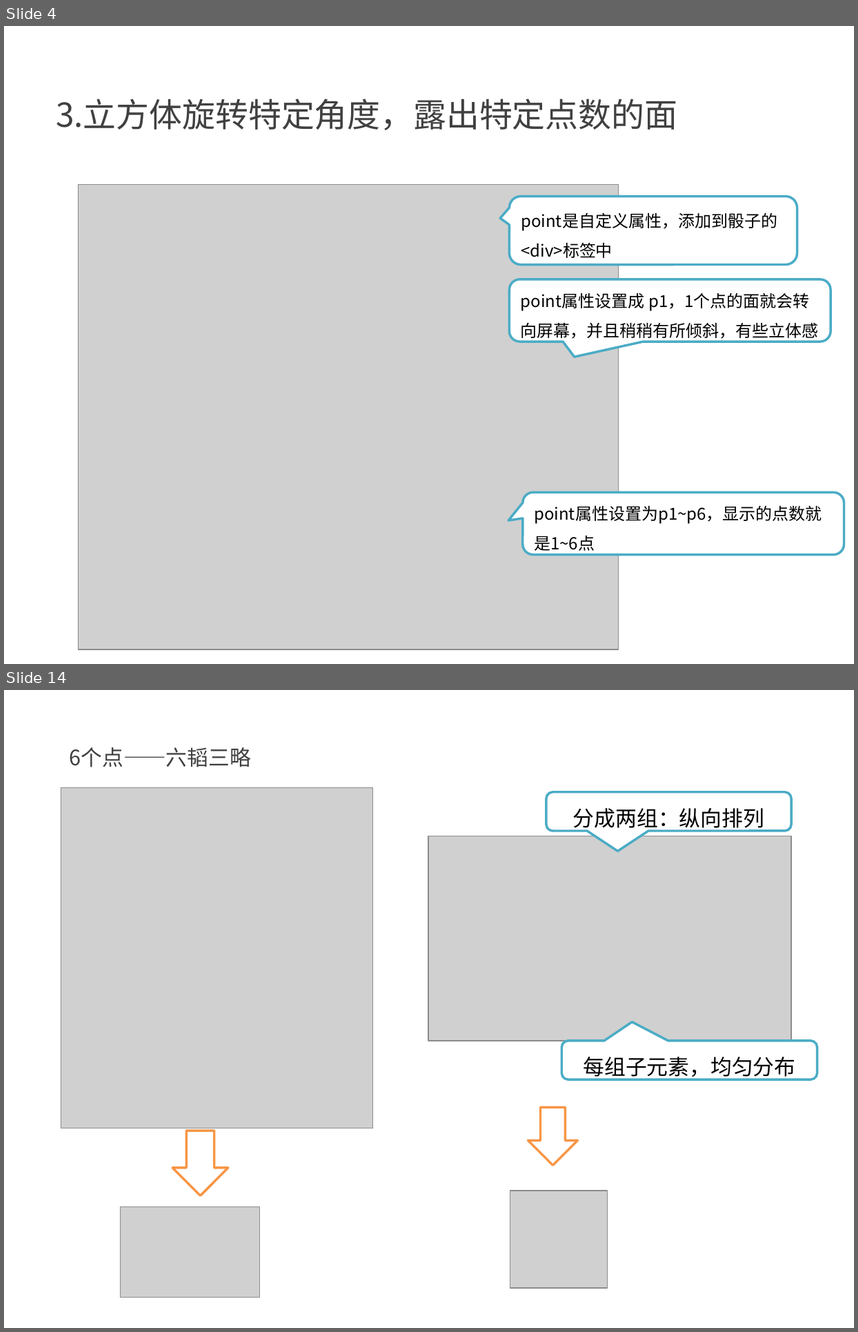
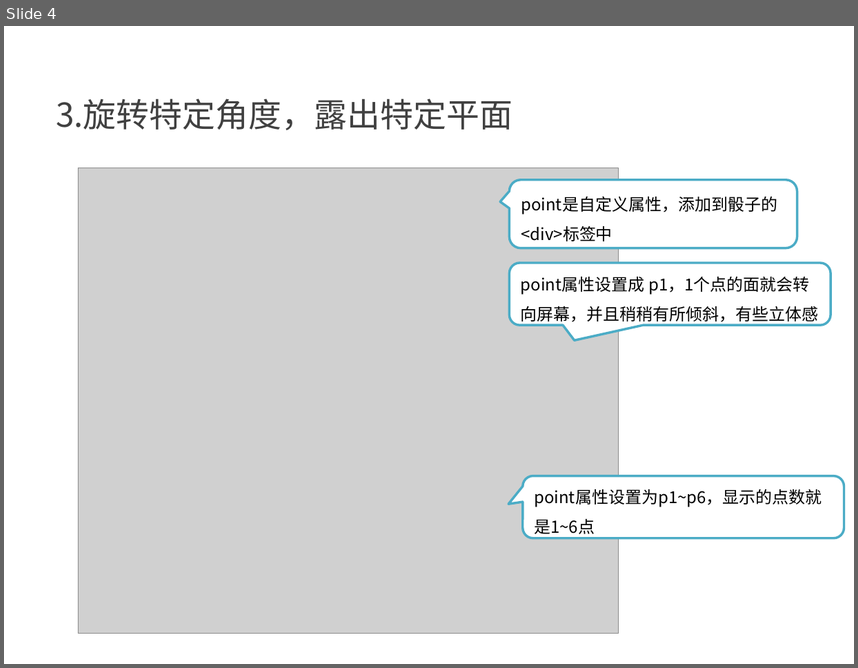
Before and after one commit to kong66/webAni, a slide deck: 3-dice2/dice.pptx. Shown one above the other, each under a label of ours: slides 4 and 14 before the commit, slide 4 after it; the slides between them are not shown. The pictures are 858x1332 and 858x668 pixels, drawn with LibreOffice and Linux fonts; fonts in the diff are those of the drawing; grey boxes stand for pictures. Boxes give left, top, right and bottom in pixels: in the first picture for what was removed or moved away, otherwise in the second. Text is boxed around its words. In the diff, an @@ line names an element or a change of style, - is before the commit and + after.

```diff
--- a/3-dice2/dice.pptx
+++ b/3-dice2/dice.pptx
@@ slide 14 removed at (4, 690, 854, 1328), background #FFFFFF @@
@@ text removed at (69, 747, 250, 767) @@
-6个点——六韬三略
@@ picture removed at (61, 788, 373, 1127) @@
@@ rounded speech box removed at (546, 792, 791, 831) @@
-分成两组：纵向排列
@@ picture removed at (428, 836, 791, 1041) @@
@@ rounded speech box removed at (562, 1041, 818, 1079) @@
-每组子元素，均匀分布
@@ right arrow removed at (528, 1107, 578, 1164) @@
@@ right arrow removed at (172, 1130, 228, 1195) @@
@@ picture removed at (121, 1207, 260, 1297) @@
@@ picture removed at (510, 1190, 608, 1288) @@
@@ slide 4 changed as well @@
@@ text at (56, 98, 513, 130): text changed @@
-3.立方体旋转特定角度，露出特定点数的面
+3.旋转特定角度，露出特定平面
@@ 3 rounded speech boxes, 1 picture: place and size @@
-3 rounded speech boxes, 1 picture at (78, 184, 844, 649)
+3 rounded speech boxes, 1 picture at (78, 168, 844, 633)
```
Also in this commit, not shown: 4 other slides changed, 7 slides added, 26 other slides removed, 3 other files.
